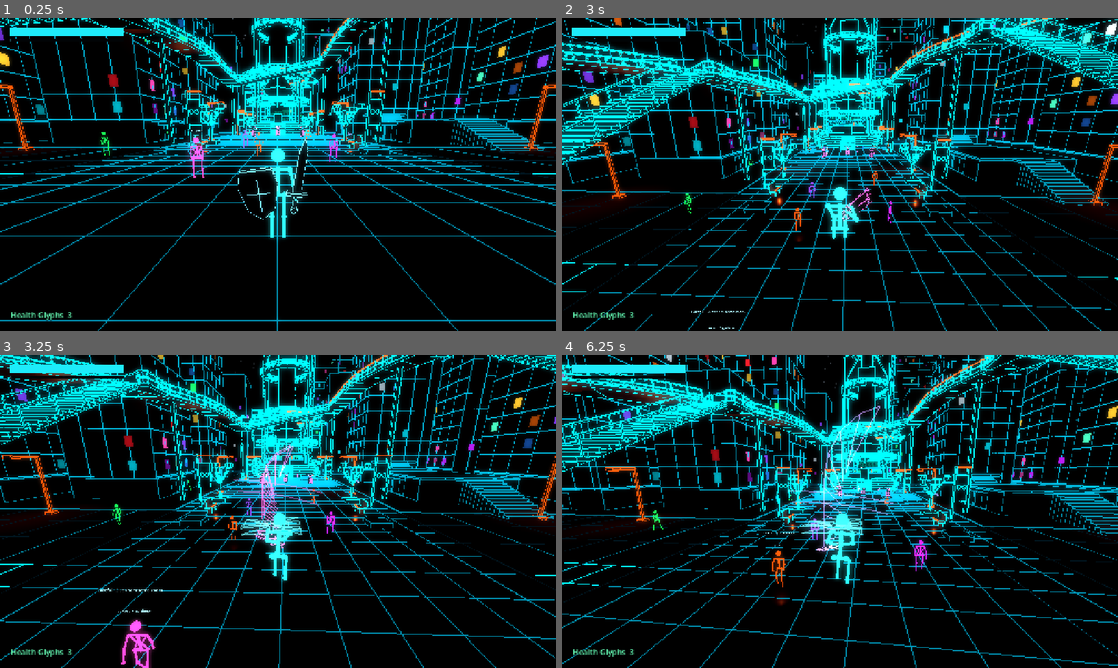
Above: before the commit, frames 1-4 (two rows, left to right).
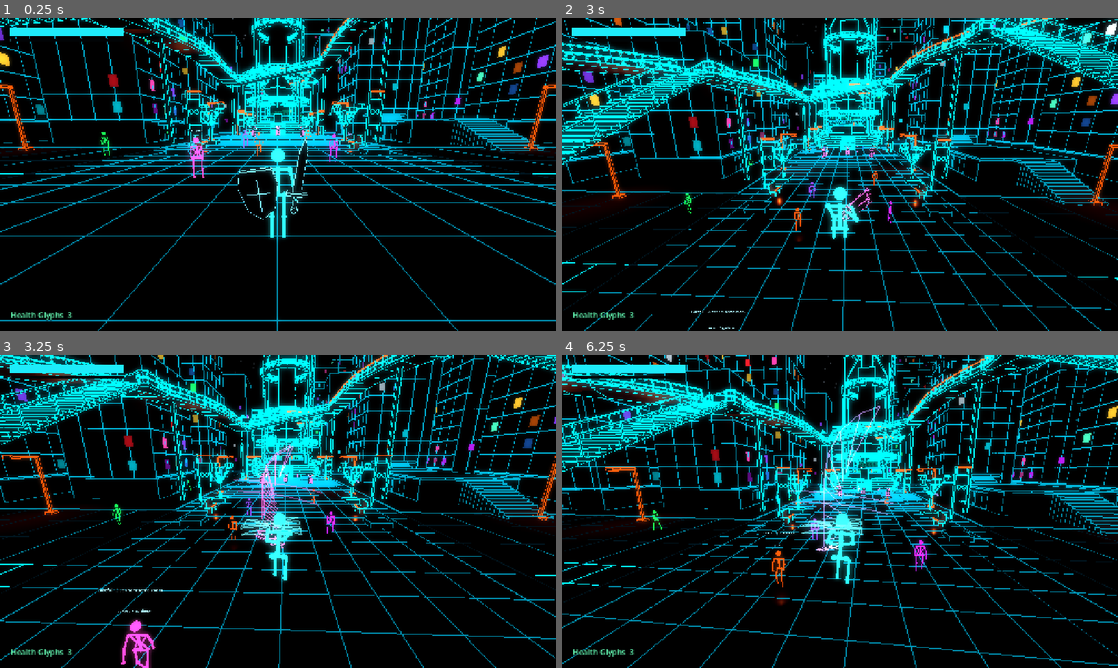
Above: after the commit, the same moments.

Repository: Infiniglyph/infiniglyph
Game: Godot game, scene res://scenes/main.tscn
Same seed, same stepped clock (60 frames per second), same inputs: the game is played once before the commit and once after it.
Inputs (mouse positions are in pixels of both pictures, inside the frame that each line leads up to):
- Up to frame 1 (0.25 s): no input
- Up to frame 2 (3 s): tap Enter at 0.5, 0.6 s; move the mouse to (867, 174) at 0.52 s; hold Up from 0.53 s (still down); click (867, 174) at 0.67 s; tap Space at 0.77, 1.07, 1.52, 1.82 s; move the mouse to (812, 174) at 1.27 s; tap Keypad Enter at 1.35 s; click (812, 174) at 1.42 s; move the mouse to (851, 168) at 2.02 s; tap Tab at 2.1 s; click (851, 168) at 2.17 s; move the mouse to (834, 180) at 2.77 s; tap J at 2.85 s; click (834, 180) at 2.92 s
- Up to frame 3 (3.25 s): keep holding Up; tap Space at 3.02 s
- Up to frame 4 (6.25 s): tap Space at 3.32, 3.77, 4.07, 4.52, 4.82, 6.02 s; move the mouse to (878, 514) at 3.52 s; tap L at 3.6 s; click (878, 514) at 3.67 s; move the mouse to (795, 508) at 4.27 s; tap I at 4.35 s; click (795, 508) at 4.42 s; move the mouse to (845, 511) at 5.02 s; tap K at 5.1 s; click (845, 511) at 5.17 s; move the mouse to (817, 505) at 5.77 s; release Up at 5.78 s; hold Right from 5.78 s (still down); tap Ctrl at 5.85 s; click (817, 505) at 5.92 s

Frames 1-3 are identical in both runs. In frame 4, less than 0.1% of the frame differs, in the area x 16-61%, y 42-56%.

Commit message:
Recover stalled pedestrian routes and improve seated clearance

Diff:
--- a/scripts/city_population.gd
+++ b/scripts/city_population.gd
@@ -353,6 +353,7 @@
 
 func steer(resident: CharacterBody3D, requested: Vector3) -> Vector3:
 	var result := requested
+	var passing := false
 	# Yield before physical contact; civilians never become immovable roadblocks.
 	for other: CharacterBody3D in resident.neighbours:
 		if not other.active: continue
@@ -363,12 +364,16 @@
 		if distance>0.001 and distance<1.15:
 			result += away/distance*(1.15-distance)*2.8
 			if requested.length()>0.1 and requested.normalized().dot(-away/distance)>0.2:
-				result += Vector3(requested.z,0,-requested.x).normalized()*0.85
+				passing = true
 	var away := resident.global_position-player.global_position
 	away.y = 0
 	if absf(resident.global_position.y-player.global_position.y)<1.8 and away.length()<1.7:
 		if away.length()<0.05: away = Vector3.RIGHT
 		result += away.normalized()*(1.7-away.length())*2.5
+		if requested.length()>0.1 and requested.normalized().dot(-away.normalized())>0.2: passing = true
+	# One passing bias, regardless of crowd size. Summing it per neighbour
+	# creates a persistent tangential force around occupied waypoints.
+	if passing: result += Vector3(requested.z,0,-requested.x).normalized()*0.85
 	result = result.limit_length(resident.speed*(1.5 if resident.reaction_time>0 else 1.0))
 	if result.length()<0.03: return Vector3.ZERO
 	if resident.probe_clock>0 and result.normalized().dot(resident.probe_requested)>0.85:
--- a/scripts/city_resident.gd
+++ b/scripts/city_resident.gd
@@ -25,7 +25,8 @@
 var state := "taking a break"
 var speed := 1.4
 var _stuck := 0.0
-var _previous := Vector3.ZERO
+var _progress_cursor := -1
+var _closest_target := INF
 var _view_clock := 0.0
 var _animate_clock := 0.0
 var render_relevant := true
@@ -87,7 +88,6 @@
 	wait = 1.0+float(index%4)*0.7
 	social_cooldown = 0.8+float(index)*0.05
 	goal = profile.home
-	_previous = position
 	stops_before_indoor = 2+index%3
 	deactivate()
 
@@ -97,7 +97,9 @@
 	transit = &"outdoor"
 	global_position = at
 	velocity = Vector3.ZERO
-	_previous = at
+	_progress_cursor = -1
+	_closest_target = INF
+	_stuck = 0
 	path.clear()
 	cursor = 0
 	probe_clock = 0
@@ -157,11 +159,17 @@
 		var last := path[path.size()-1]
 		var angle := float(profile.serial%8)*TAU/8
 		var floor: Dictionary = population.floor_at(last+Vector3(cos(angle),0,sin(angle))*0.85)
-		if not floor.is_empty() and population.segment_clear(last,floor.point): path.append(floor.point)
+		# Approach the personal stopping spot directly instead of first forcing
+		# every visitor through the same exact public marker.
+		var approach := path[path.size()-2] if path.size()>1 else global_position
+		if not floor.is_empty() and population.segment_clear(approach,floor.point): path[path.size()-1] = floor.point
 	cursor = 0
 	state = "walking"
 	wait = 0
 	_stuck = 0
+	_progress_cursor = -1
+	_closest_target = INF
+	probe_clock = 0
 	if path.is_empty(): wait = 3.0
 
 func next_stop() -> void:
@@ -254,7 +262,9 @@
 	collision_mask = 0 if value else 13
 	body_shape.disabled = value
 	velocity = Vector3.ZERO
-	_previous = global_position
+	_progress_cursor = -1
+	_closest_target = INF
+	_stuck = 0
 	probe_clock = 0
 	_curb_hold = 0
 	set_physics_process(not value)
@@ -341,19 +351,14 @@
 					# Let the leading foot clear the curb before floor snap can pull
 					# the capsule down to the lower paving behind the rounded heel.
 					_curb_hold = 0.3
-	floor_snap_length = 0.0 if _curb_hold>0 else 0.3
+	# A rounded heel still touching a curb is already supported. Snapping it
+	# down to the lower paving can pull the capsule through the curb's corner.
+	var curb_edge := is_on_floor() and get_floor_normal().y<0.99
+	floor_snap_length = 0.0 if _curb_hold>0 or curb_edge else 0.3
 	move_and_slide()
 	var planar := Vector2(velocity.x,velocity.z).length()
 	if planar>0.1: face(global_position+Vector3(velocity.x,0,velocity.z),1-exp(-8*delta))
-	if desired.length()>0.5 and position.distance_to(_previous)<0.003: _stuck += delta
-	else: _stuck = maxf(0,_stuck-delta*0.5)
-	# Retry from actual footing; never teleport through a building or rail.
-	if _stuck>2.5 and transit==&"outdoor":
-		path = population.route(global_position,goal)
-		cursor = 0
-		wait = 0.8
-		_stuck = 0
-	_previous = position
+	_track_route_progress(delta)
 	_animate_clock += delta
 	var distance := global_position.distance_to(population.player.global_position)
 	var interval := 1.0/15.0 if distance>55 else (1.0/30.0 if distance>25 else 0.0)
@@ -367,3 +372,32 @@
 		nameplate.visible = distance<8
 		caption.visible = speech_time>0 and distance<18 and (population.speaker_time<=0 or population.speaker==self)
 		if light!=null: light.visible = distance<16
+
+func _track_route_progress(delta: float) -> void:
+	if wait>0 or transit!=&"outdoor" or cursor>=path.size():
+		_stuck = 0
+		_progress_cursor = -1
+		return
+	var offset := path[cursor]-global_position
+	offset.y = 0
+	var distance := offset.length()
+	if cursor!=_progress_cursor or distance<_closest_target-0.10:
+		_progress_cursor = cursor
+		_closest_target = distance
+		_stuck = 0
+	else: _stuck += delta
+	if _stuck<=2.5: return
+	# Walking in circles and a cancelled-out avoidance vector both count as no
+	# progress. Only bypass an intermediate point over fully supported geometry.
+	_stuck = 0
+	_progress_cursor = -1
+	probe_clock = 0
+	if cursor+1<path.size() and population.segment_clear(global_position,path[cursor+1]):
+		cursor += 1
+	elif cursor==path.size()-1 and pending_door==null and distance<1.35 and population.segment_clear(global_position,path[cursor]):
+		# Public errands can finish on nearby clear footing when the exact marker
+		# is occupied. Lobby thresholds still require their complete doorway path.
+		arrived()
+	else:
+		go_to(goal)
+		wait = 0.8
--- a/scripts/world_actions.gd
+++ b/scripts/world_actions.gd
@@ -2,6 +2,8 @@
 ## Shared contextual actions. Seats use the Library's claim/anchor/exit pattern.
 const Neon = preload("res://scripts/neon.gd")
 const MountedPose = preload("res://scripts/mounted_rider_pose.gd")
+const SEATED_HIP_LIFT := 0.08
+const SEATED_FORWARD_OFFSET := 0.12
 var actor: CharacterBody3D
 var session: Node
 var life: Node3D
@@ -66,7 +68,7 @@
 		forward = Vector3(-signf(at.x-center_x),0,0)
 	if forward.is_zero_approx(): forward = Vector3.RIGHT
 	forward = volume.get("forward",forward)
-	seats.append({"point":at+Vector3.UP*(shape.size.y*0.5+0.045),"forward":forward,"occupant":null})
+	seats.append({"point":at+Vector3.UP*(shape.size.y*0.5+0.045+SEATED_HIP_LIFT)+forward*SEATED_FORWARD_OFFSET,"forward":forward,"occupant":null})
 
 func attached() -> bool:
 	return not seat.is_empty() or is_instance_valid(vehicle)
--- /dev/null
+++ b/tests/resident_progress.gd
@@ -0,0 +1,173 @@
+extends SceneTree
+## Reproduce occupied-waypoint stalls and crowd orbits in the real hub.
+const Contacts = preload("res://tests/resident_contacts.gd")
+const Neon = preload("res://scripts/neon.gd")
+const Catalog = preload("res://scripts/item_catalog.gd")
+var world: Node3D
+var population: Node3D
+var checks := 0
+var failures := 0
+var hz := 60
+
+func check(ok: bool, label: String) -> void:
+	checks += 1
+	if ok: print("PASS: ",label)
+	else:
+		failures += 1
+		push_error("FAIL: "+label)
+
+func ticks(count: int) -> void:
+	for i in range(count):
+		await physics_frame
+		await process_frame
+
+func _initialize() -> void:
+	for arg in OS.get_cmdline_user_args():
+		if arg.begins_with("--hz="): hz = int(arg.trim_prefix("--hz="))
+	Engine.physics_ticks_per_second = hz
+	call_deferred("run")
+
+func clear_population() -> void:
+	for resident: CharacterBody3D in population.residents:
+		resident.deactivate()
+		resident.indoor_left = INF
+	population.active_residents.clear()
+
+func walker(index: int, at: Vector3, destination: StringName) -> CharacterBody3D:
+	var resident: CharacterBody3D = population.residents[index]
+	resident.activate(at)
+	resident.stops_before_indoor = 1000
+	resident.social_cooldown = 1000
+	resident.go_to(destination)
+	return resident
+
+func shot(label: String, from: Vector3, to: Vector3) -> void:
+	if not "--capture" in OS.get_cmdline_user_args(): return
+	var camera := Camera3D.new()
+	world.add_child(camera)
+	camera.fov = 45
+	camera.global_position = from
+	camera.look_at(to)
+	camera.current = true
+	await ticks(3)
+	await RenderingServer.frame_post_draw
+	DirAccess.make_dir_recursive_absolute("res://captures")
+	root.get_texture().get_image().save_png("res://captures/routing_"+label+".png")
+	camera.queue_free()
+	world.camera_rig.camera.current = true
+
+func run() -> void:
+	world = load("res://scenes/main.tscn").instantiate()
+	world.inventory_persistence_enabled = false
+	world.wider_world_enabled = false
+	world.district_life_enabled = false
+	world.boss_encounters_enabled = false
+	world.world_memory_enabled = false
+	root.add_child(world)
+	population = world.population
+	population.population_seed = 1893
+	world.player.visual.retrieval.enabled = false
+	world.sparring_partner.visual.retrieval.enabled = false
+	world.player.set_physics_process(false)
+	world.controls.set_gameplay_enabled(false)
+	Input.mouse_mode = Input.MOUSE_MODE_VISIBLE
+	await ticks(20)
+	clear_population()
+	world.player.position = population.points[&"plaza_w"]
+	var resident := walker(0,Vector3(-8,0.045,6),&"east_crossing")
+	var arrivals_before: int = resident.arrivals
+	var largest_step := 0.0
+	for frame in range(30*hz):
+		var before := resident.position
+		await ticks(1)
+		largest_step = maxf(largest_step,resident.position.distance_to(before))
+		if resident.arrivals>arrivals_before: break
+	check(resident.arrivals>arrivals_before and resident.position.x>17,"A pedestrian passes a player-occupied intermediate waypoint and reaches the far destination")
+	check(largest_step<0.30 and is_equal_approx(resident.speed,1.35),"Route recovery uses ordinary physical walking without teleporting or changing speed")
+	clear_population()
+	var group: Array[CharacterBody3D] = []
+	var counts: Dictionary = {}
+	for i in range(8):
+		var angle := i*TAU/8.0
+		var npc := walker(i,world.player.position+Vector3(cos(angle),0,sin(angle))*4,&"plaza_w")
+		group.append(npc)
+		counts[npc] = npc.arrivals
+	population.rebuild_neighbours()
+	var arrived: Dictionary = {}
+	var deepest := 0.0
+	var excluded: Array[RID] = [world.player.get_rid(),world.sparring_partner.get_rid()]
+	for frame in range(25*hz):
+		await ticks(1)
+		for npc: CharacterBody3D in group:
+			if npc.arrivals>counts[npc]: arrived[npc] = true
+			if frame%hz==0: deepest = maxf(deepest,Contacts.depth(npc,excluded))
+		if arrived.size()==8: break
+	check(arrived.size()==8,"Eight pedestrians complete an occupied public stop instead of orbiting it indefinitely")
+	check(deepest<0.02,"Crowd recovery keeps all pedestrian bodies outside solid architecture")
+	await shot("crowd",Vector3(3,5,15),Vector3(-3.5,1,6))
+	await ticks(30*hz)
+	var departed := 0
+	for npc: CharacterBody3D in group:
+		if npc.position.distance_to(world.player.position)>5: departed += 1
+	check(departed>=6,"Recovered pedestrians resume independent errands and disperse from the blocked stop")
+	clear_population()
+	# Follow the shallow diagonal off the south-west paving where the long soak
+	# exposed floor snap pulling a rounded capsule into the curb behind its heel.
+	var curb_index := 0
+	for i in range(population.residents.size()):
+		if population.residents[i].name=="Haze Fold": curb_index = i
+	resident = walker(curb_index,Vector3(-45,0.165,58.6),&"south_crossing_w")
+	resident.path = PackedVector3Array([Vector3(-45,0.165,58.6),Vector3(-3.5,0.045,64),Vector3(2.898959,0.045,63.39896)])
+	resident.cursor = 0
+	var curb_depth := 0.0
+	for frame in range(30*hz):
+		await ticks(1)
+		curb_depth = maxf(curb_depth,Contacts.depth(resident,excluded))
+		if resident.position.x> -14: break
+	check(curb_depth<0.02 and resident.position.x> -14,"A shallow diagonal curb descent avoids capsule penetration (deepest %.4f m)" % curb_depth)
+	clear_population()
+	# A temporary solid obstacle invalidates the tempting direct bypass.
+	var wall := Neon.block(world,Vector3(0,1.5,6),Vector3(0.4,3,24))
+	resident = walker(0,Vector3(-8,0.045,6),&"east_crossing")
+	var safe := true
+	for frame in range(10*hz):
+		await ticks(1)
+		if frame%hz==0: safe = safe and Contacts.depth(resident,excluded)<0.02
+	check(safe and resident.position.x< -0.45,"Recovery retains solid-wall clearance when the next leg cannot be shortcut")
+	wall.queue_free()
+	clear_population()
+	await ticks(2)
+	# Inspect the actual bench volume and articulated pelvis after attachment.
+	var actions: Node3D = world.world_actions
+	var seat: Dictionary = actions.seats[0]
+	var metro: Node3D = world.get_node("CentralDistrict/Metropolis")
+	var closest: Dictionary = {}
+	var best := INF
+	for solid: Dictionary in metro.solids:
+		if solid.tag not in ["BenchSeat","QuarterBenchSeat"]: continue
+		var distance: float = solid.transform.origin.distance_to(seat.point)
+		if distance<best:
+			best = distance
+			closest = solid
+	var item: Resource = Catalog.create(&"eternal_scribe_robes")
+	world.player.inventory.add_item(item)
+	world.loot.request_equip(world.player.inventory,&"body",item.instance_id)
+	world.player.position = seat.point+seat.forward*1.1
+	world.player.position.y = 0.05
+	world.player.velocity = Vector3.ZERO
+	world.player.set_physics_process(true)
+	await ticks(10)
+	check(actions.interact() and not actions.seat.is_empty(),"The adjusted bench remains reachable through the normal interaction")
+	actions.apply_pose()
+	await ticks(4)
+	var hip: Vector3 = world.player.visual.pelvis.global_position
+	var top: Vector3 = closest.transform.origin+Vector3.UP*closest.collider.shape.size.y*0.5
+	var forward_offset := Vector3(hip.x-top.x,0,hip.z-top.z).dot(seat.forward)
+	check(absf(hip.y-top.y-0.125)<0.004 and absf(forward_offset-0.12)<0.004,"The real seated pelvis is 8 cm higher and 12 cm farther forward than the old fit")
+	await shot("bench_side",hip+Vector3(0,0.9,2.8),hip+Vector3.UP*0.25)
+	await shot("bench_front",hip+seat.forward*2.8+Vector3.UP*0.8,hip+Vector3.UP*0.25)
+	check(actions.leave() and seat.occupant==null and not actions.attached(),"Standing releases the bench and restores the normal attachment state")
+	world.queue_free()
+	await ticks(2)
+	print("Resident progress verification: ",checks," checks, ",failures," failures at ",hz," Hz")
+	quit(0 if failures==0 else 1)
Not shown, added: tests/resident_progress.gd.uid
Not shown, changed: docs/RECOVERY.md
